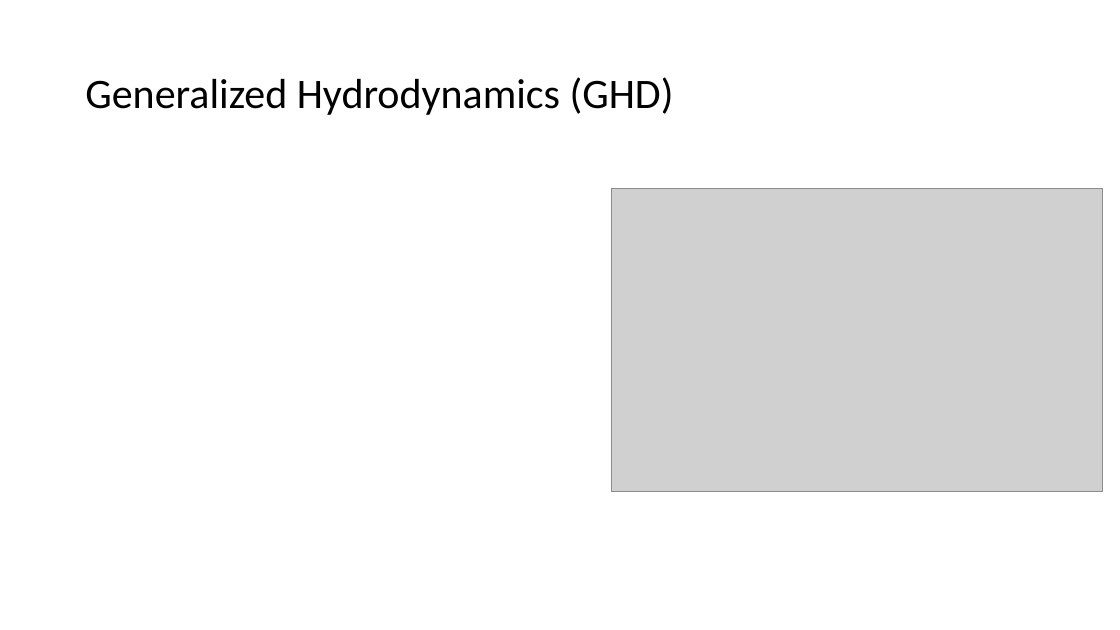
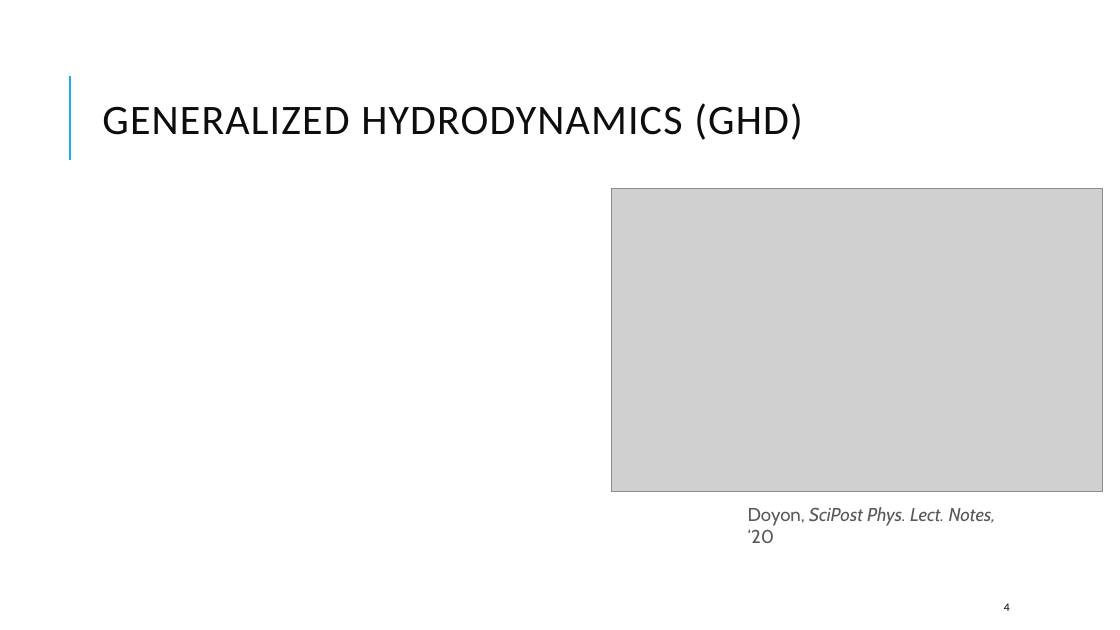
Before and after one commit to kwang0/KPZ-Project, a slide deck: slide 4 of EPiQS Presentation.pptx. Drawn at 1120x630 pixels with LibreOffice and Linux fonts; fonts in the diff are those of the drawing; grey boxes stand for pictures. Boxes give left, top, right and bottom in pixels: in the first picture for what was removed or moved away, otherwise in the second. Text is boxed around its words. In the diff, an @@ line names an element or a change of style, - is before the commit and + after.

```diff
--- a/EPiQS Presentation.pptx
+++ b/EPiQS Presentation.pptx
@@ line added from (70, 160) to (70, 76), #1CADE4 1.5 pt @@
@@ title at <box>102,103,802,140</box>: text changed; text colour #000000 to #0D0D0D @@
-Generalized Hydrodynamics (GHD)
+GENERALIZED HYDRODYNAMICS (GHD)
@@ text added at <box>748,507,996,543</box>, 16 pt, text #595959, italic @@
+Doyon, SciPost Phys. Lect. Notes, ‘20
@@ page number added at <box>1004,603,1010,611</box>, 10 pt, text #0D0D0D @@
+4
```
Also in this commit, not shown: 18 other slides changed, 3 slides added, 1 slide removed, 12 other files.
